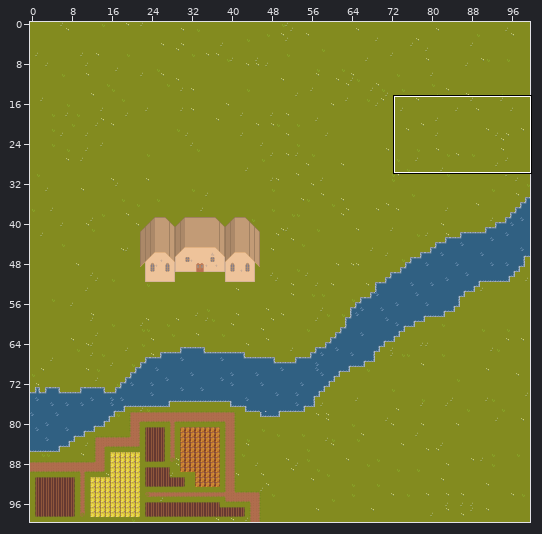
Level history. Tiled map (JSON): res/map/outside.json. Above, an overview of the earlier version with the close-up marked.
Close-up. Before:
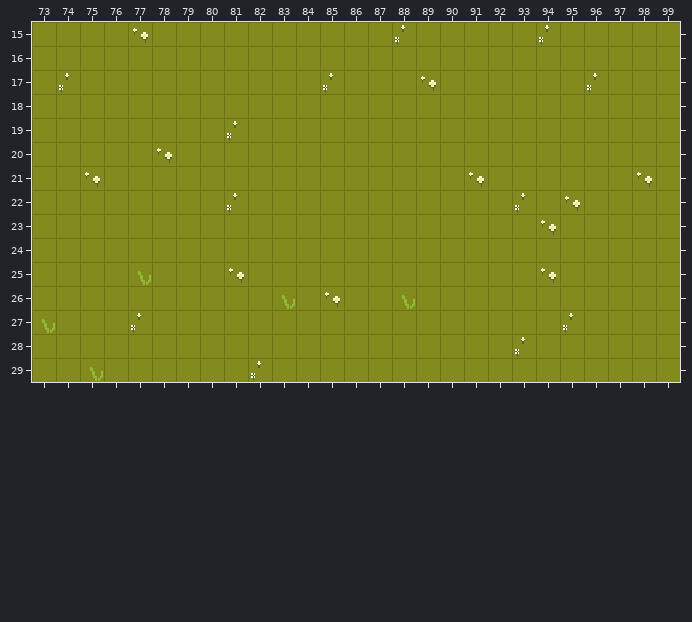
Cells are 16x16 px. Shown: x 73..99, y 15..29. The commit also changed other parts of the map, which this record leaves out. Tiles whose own drawing changed are shown in their newer look in all pictures.
Now the later version:
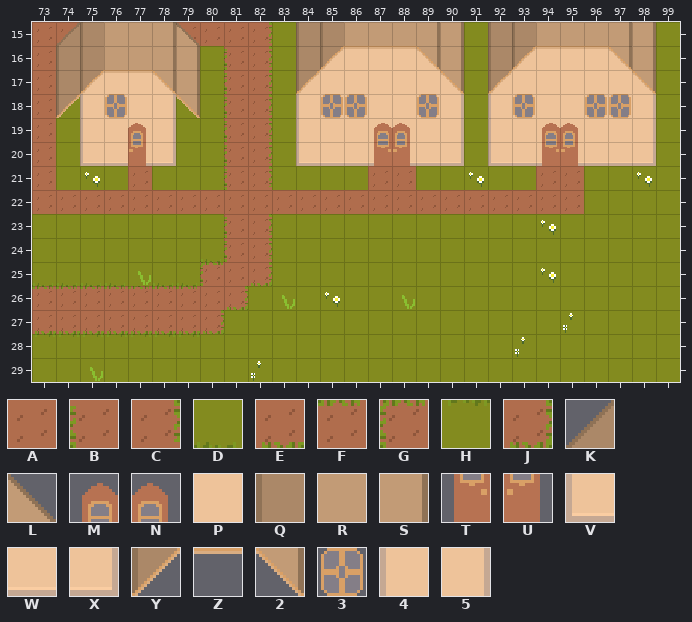
Key: from "tileset": A 2, B 12, C 22, D 43, E 52, F 53, G 60, H 62, J 71, K 106, L 108, M 110, N 111, P 112, Q 116, R 117, S 118, T 120, U 121, V 122, W 123, X 124, Y 126, Z 127, 2 128, 3 131, 4 132, 5 133.
_ is an empty cell.
Diff:
Changed rows in their new state; . is an unchanged cell.
Layer "Paths":
first column x 73:
15 AA....AAAC.............
16 A.......BC.............
17 A.......BC.............
18 A.......BC.............
19 A.......BC.............
20 A.......BC.............
21 A...A...BC....AA.....AA
22 AAAAAAAAAAAAAAAAAAAAAAA
23 ........BC.............
24 .......DBC.............
25 DDDD.DDGAJ.............
26 FFFFFFFAJ..............
27 EEEEEEEJ...............
28 HHHHHHH................
Layer "Buildings":
first column x 75:
16 ..........PPPPP...PPPPP.
17 PPPP.....4PPPPP5.4PPPPP5
18 4PP5.....4PPPPP5.4PPPPP5
19 4PP5.....4PPPPP5.4PPPPP5
20 VWWX.....VWWWWWX.VWWWWWX
Layer "Buildings Extra":
first column x 74:
15 KQRRSL....QQRRRSS.QQRRRSS
16 QQRRSS....QYZZZ2S.QYZZZ2S
17 QYZZ2S....Y.....2.Y.....2
18 Y.3..2.....33..3...3..33.
19 ...N.........MN.....MN...
20 ...U.........TU.....TU...
